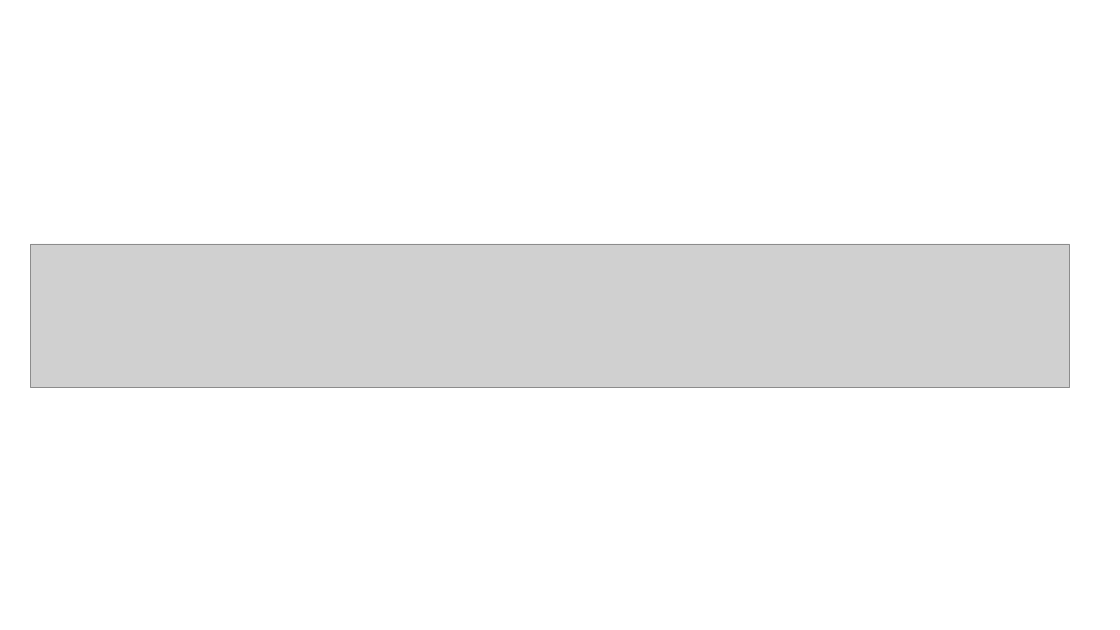
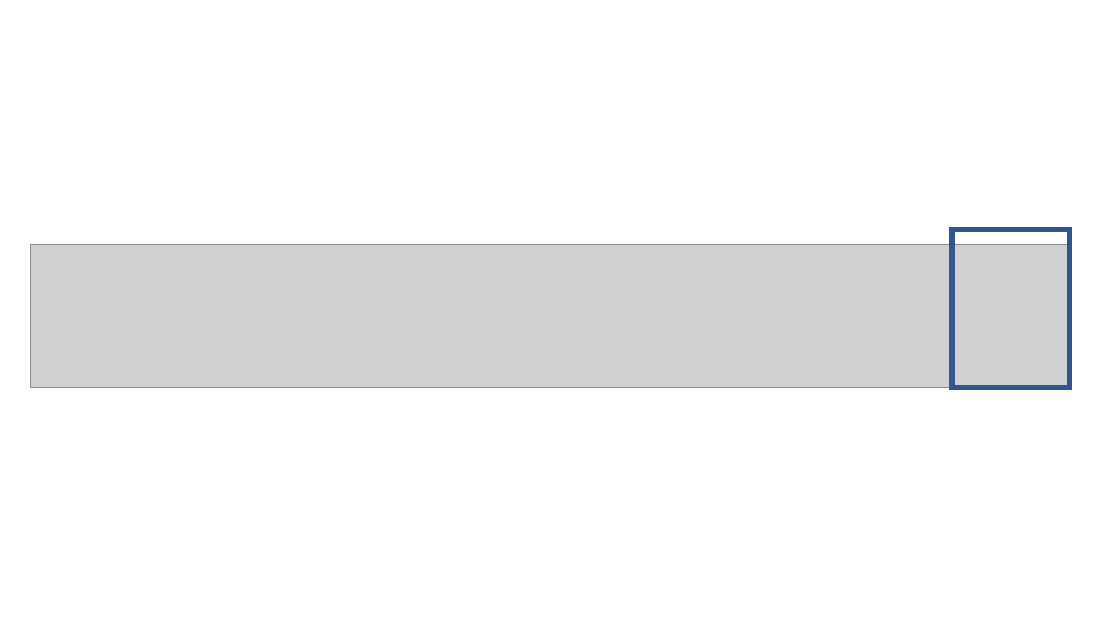
Before and after one commit to gunwooKim-Korea/network-fuzzer, a slide deck: slide 30 of networkfuzzer/Network fuzzer.pptx (slide 6 before the commit). Drawn at 1120x630 pixels with LibreOffice and Linux fonts; fonts in the diff are those of the drawing; grey boxes stand for pictures. Boxes give left, top, right and bottom in pixels: in the first picture for what was removed or moved away, otherwise in the second. Text is boxed around its words. In the diff, an @@ line names an element or a change of style, - is before the commit and + after.

```diff
--- a/networkfuzzer/Network fuzzer.pptx
+++ b/networkfuzzer/Network fuzzer.pptx
@@ rectangle added at [952,230,1070,388], outline #325491 4.5 pt @@
```
Also in this commit, not shown: 12 other slides changed, 38 slides added, 3 slides removed.
